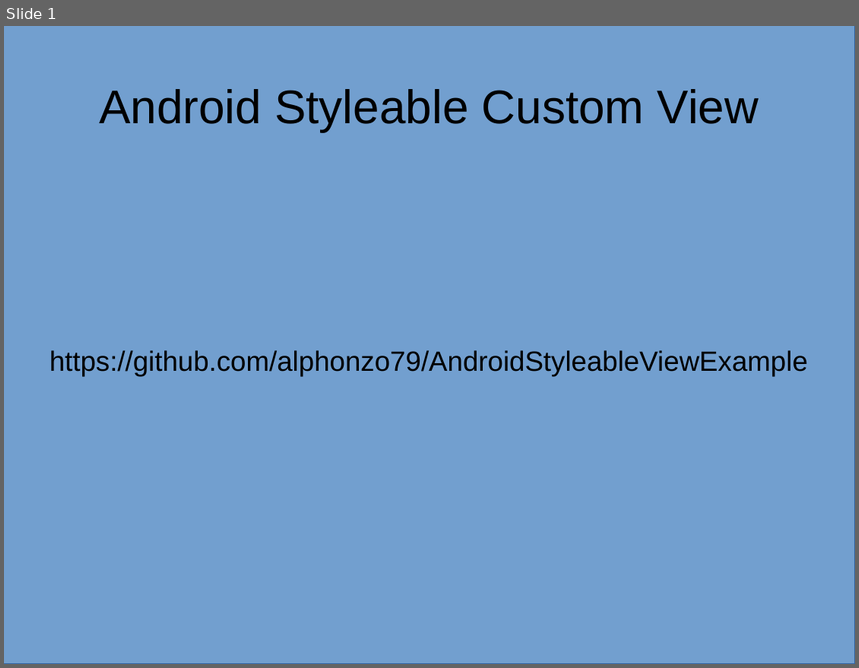
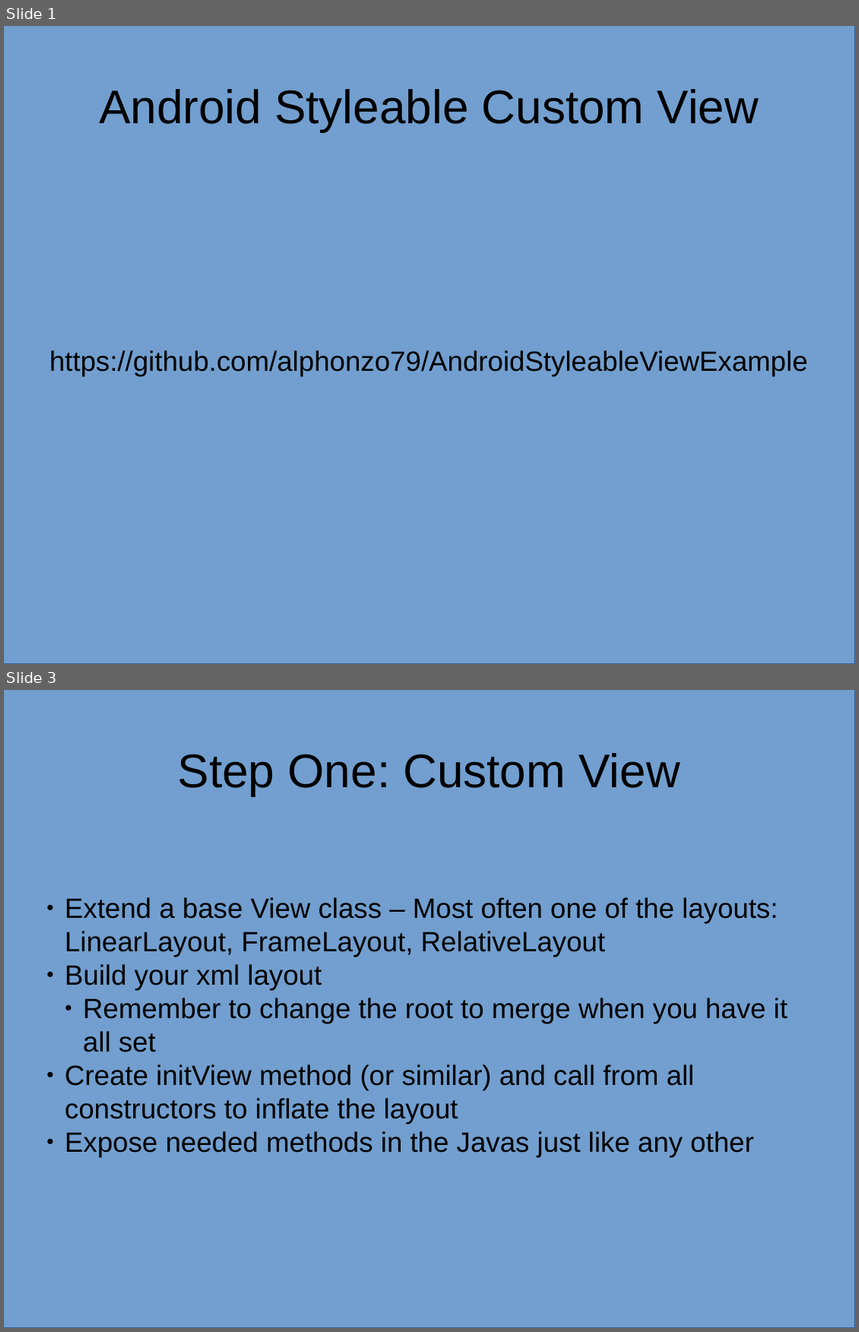
Before and after one commit to alphonzo79/AndroidStyleableViewExample, a slide deck: AndroidStyleableViewSlides.odp. Shown one above the other, each under a label of ours: slide 1 before the commit, slides 1 and 3 after it; the slides between them are not shown. The pictures are 859x668 and 859x1332 pixels, drawn with LibreOffice and Linux fonts; fonts in the diff are those of the drawing. Boxes give left, top, right and bottom in pixels: in the first picture for what was removed or moved away, otherwise in the second. Text is boxed around its words. In the diff, an @@ line names an element or a change of style, - is before the commit and + after.

```diff
--- a/AndroidStyleableViewSlides.odp
+++ b/AndroidStyleableViewSlides.odp
@@ slide 3 added at [4, 690, 855, 1328], background #FFFFFF @@
@@ rectangle added at [4, 690, 855, 1328], fill #729FCF, outline #3465A4 0 pt @@
@@ title added at [178, 753, 680, 796], 44 pt, text #000000 @@
+Step One: Custom View
@@ subtitle added at [65, 897, 788, 1158], 26 pt, text #000000 @@
+● Extend a base View class – Most often one of the layouts: LinearLayout, FrameLayout, RelativeLayout
+● Build your xml layout
+  ● Remember to change the root to merge when you have it all set
+● Create initView method (or similar) and call from all constructors to inflate the layout
+● Expose needed methods in the Javas just like any other
```
Also in this commit, not shown: 1 slide changed, 4 other slides added.
